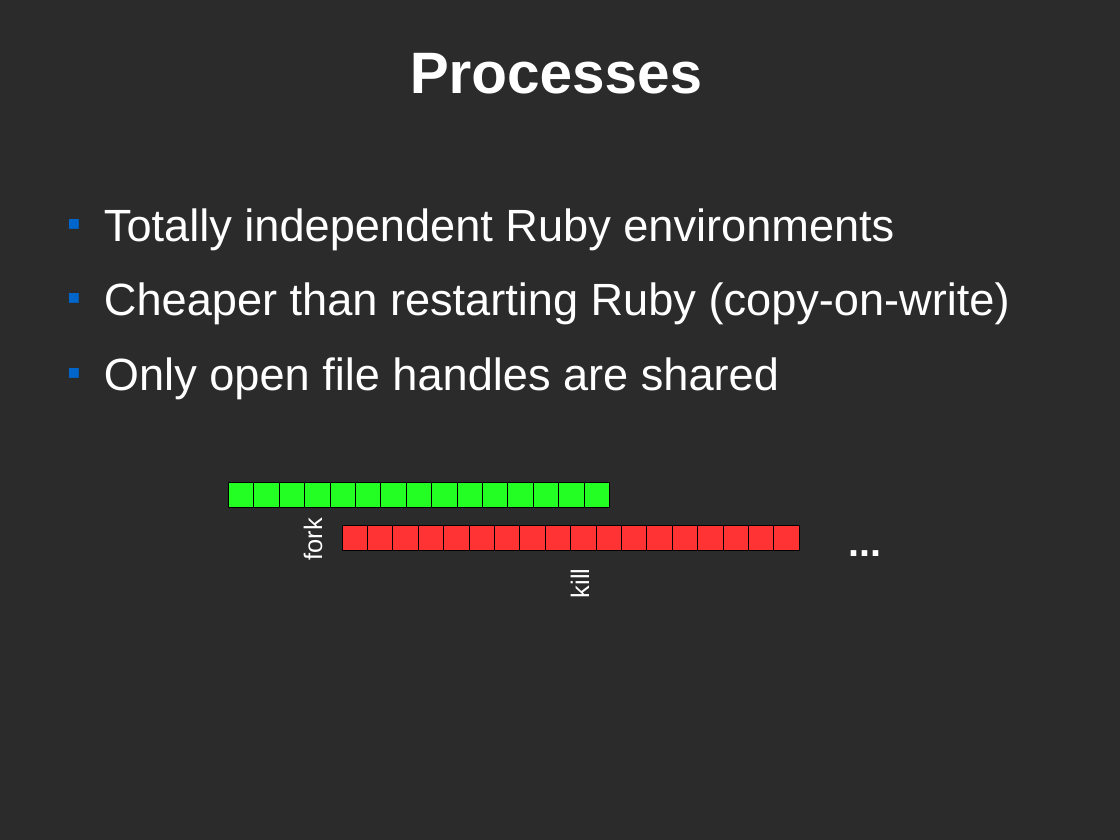
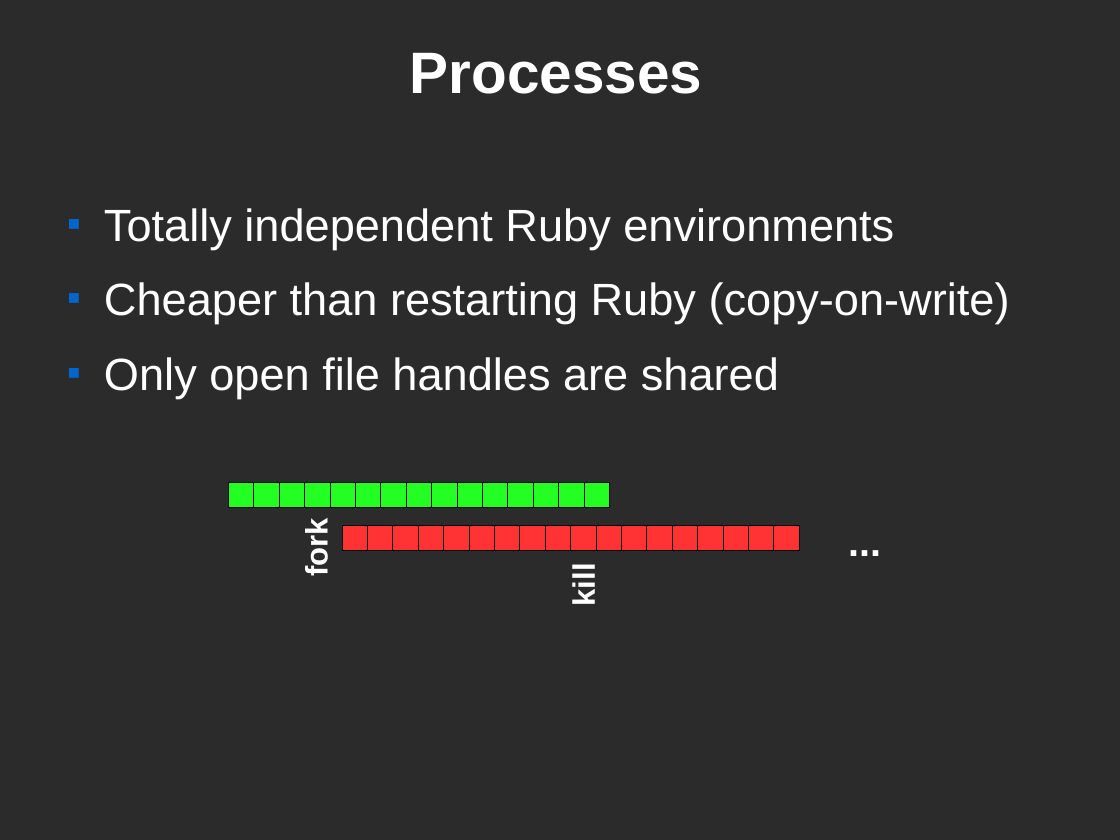
Before and after one commit to pdg137/concurrency-pres, a slide deck: slide 8 of concurrency.odp. Drawn at 1120x840 pixels with LibreOffice and Linux fonts; fonts in the diff are those of the drawing; background and template pictures are left out; a plain dark background stands for a picture behind light text. Boxes give left, top, right and bottom in pixels: in the first picture for what was removed or moved away, otherwise in the second. Text is boxed around its words. In the diff, an @@ line names an element or a change of style, - is before the commit and + after.

```diff
--- a/concurrency.odp
+++ b/concurrency.odp
@@ text "fork" at <box>300,523,335,576</box>: size 18 to 22 pt, bold on @@
@@ text "kill" at <box>567,567,602,604</box>: size 18 to 22 pt, bold on @@
```
Also in this commit, not shown: 2 other slides changed, 3 other files.
